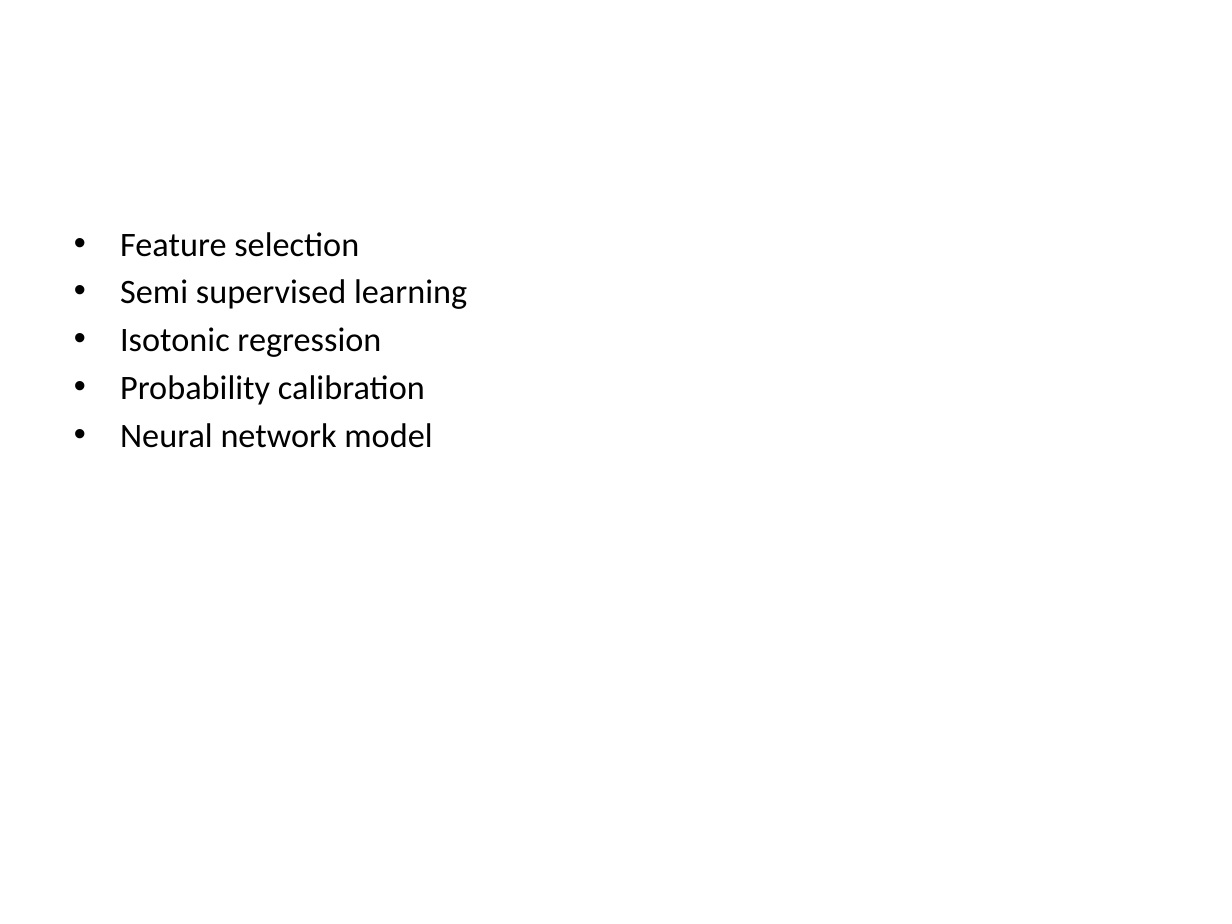
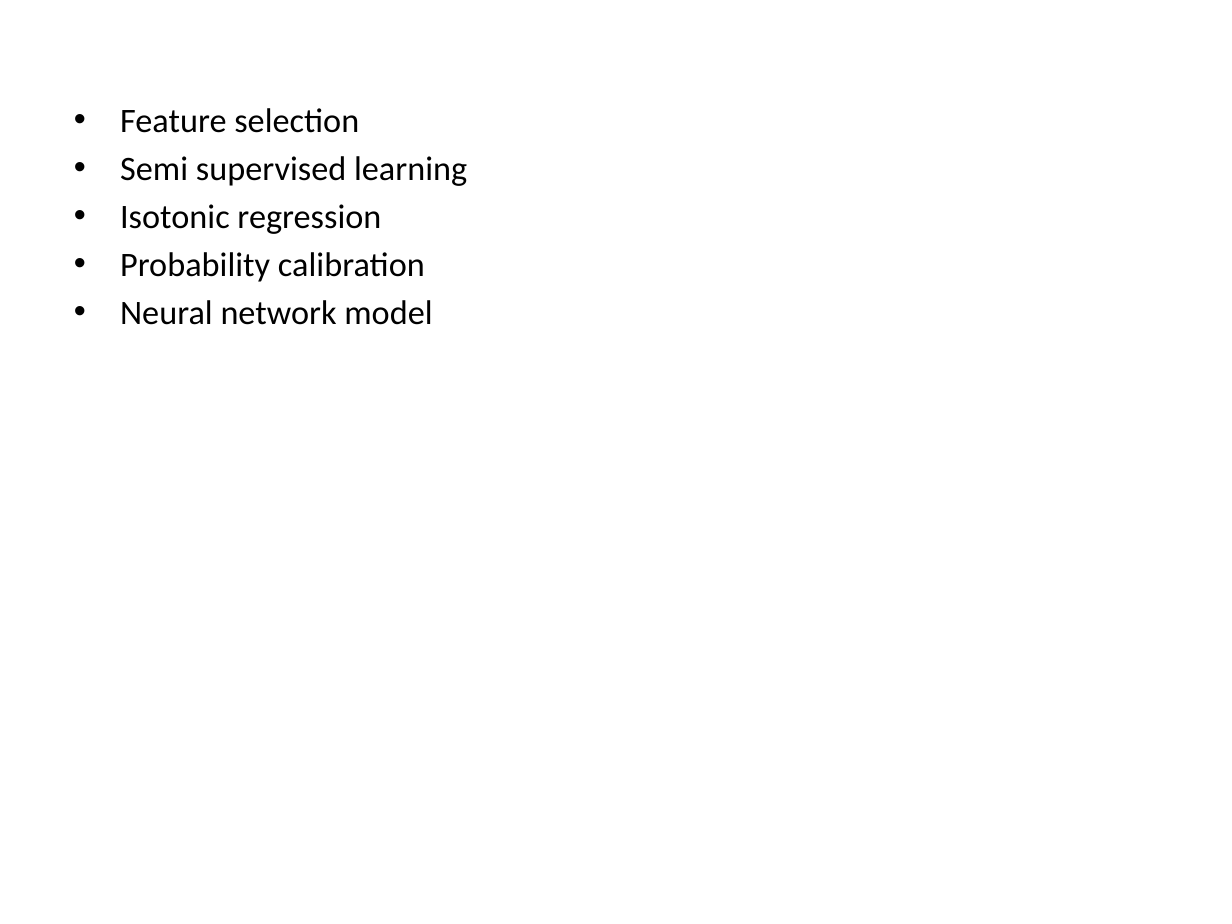
Before and after one commit to Shehroz951/python_exam, a slide deck: slide 15 of SKLearn.pptx (slide 8 before the commit). Drawn at 1232x924 pixels with LibreOffice and Linux fonts; fonts in the diff are those of the drawing. Boxes give left, top, right and bottom in pixels: in the first picture for what was removed or moved away, otherwise in the second. Text is boxed around its words. In the diff, an @@ line names an element or a change of style, - is before the commit and + after.

```diff
--- a/SKLearn.pptx
+++ b/SKLearn.pptx
@@ text "Feature selection": place and size @@
-text "Feature selection" at <box>120,232,467,448</box>
+text "Feature selection" at <box>120,108,467,325</box>
```
Also in this commit, not shown: 4 other slides changed, 7 slides added, 4 other files.
